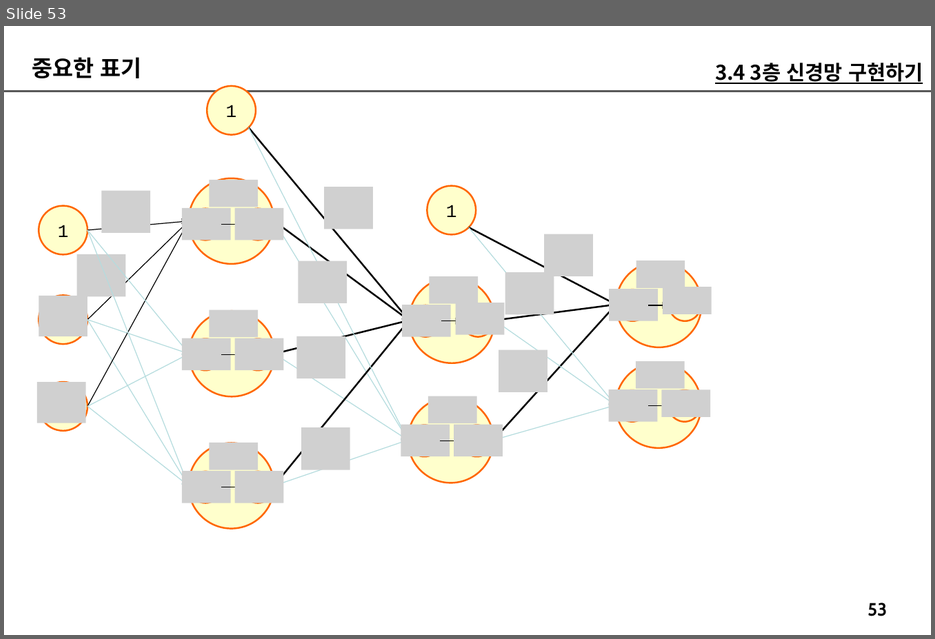
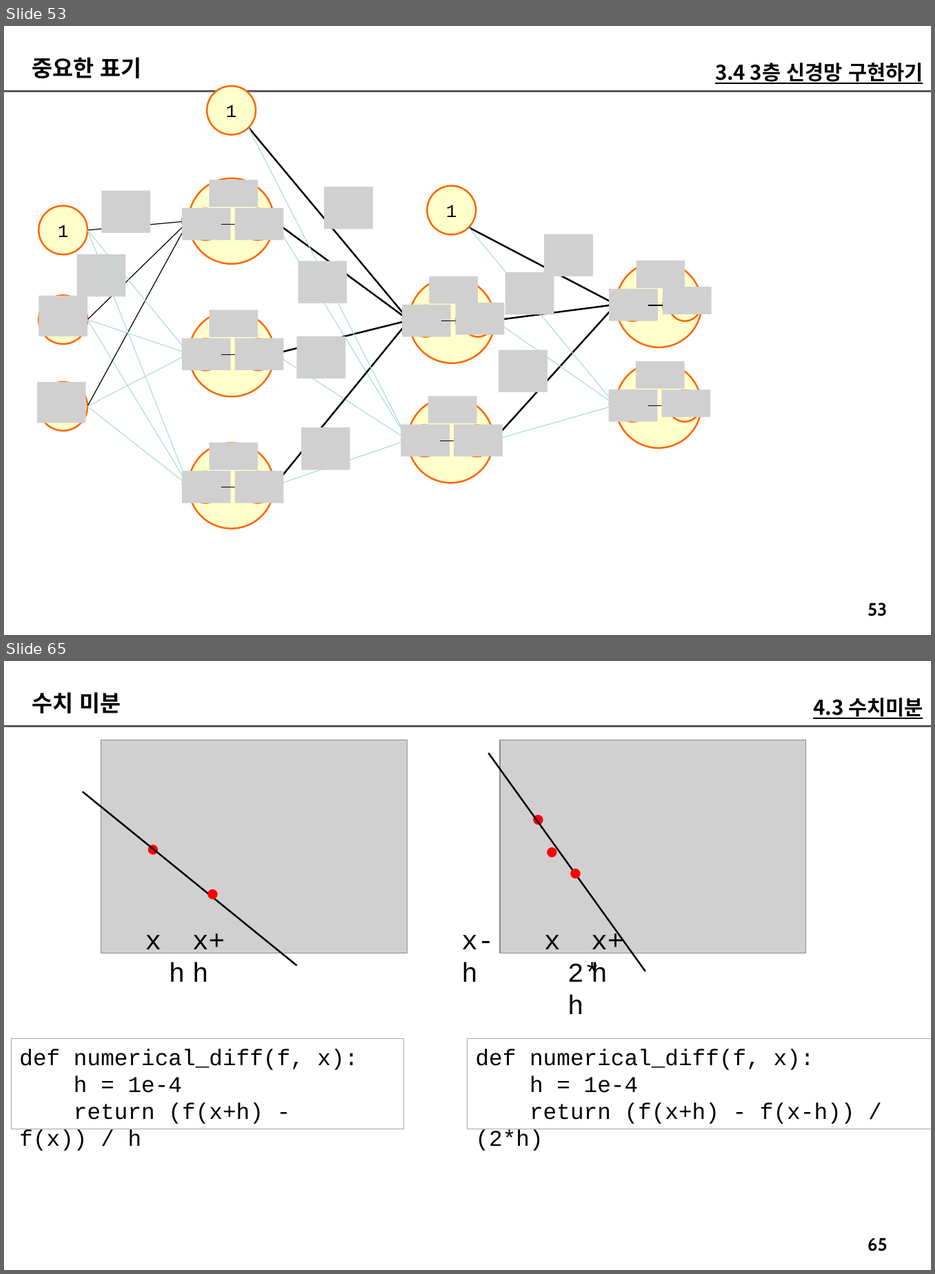
Before and after one commit to imguru-mooc/AI_Basic, a slide deck: 인공지능_2(판서).pptx. Shown one above the other, each under a label of ours: slide 53 before the commit, slides 53 and 65 after it; the slides between them are not shown. The pictures are 935x639 and 935x1274 pixels, drawn with LibreOffice and Linux fonts; fonts in the diff are those of the drawing; grey boxes stand for pictures. Boxes give left, top, right and bottom in pixels: in the first picture for what was removed or moved away, otherwise in the second. Text is boxed around its words. In the diff, an @@ line names an element or a change of style, - is before the commit and + after.

```diff
--- a/인공지능_2(판서).pptx
+++ b/인공지능_2(판서).pptx
@@ slide 65 added at (x1=4, y1=661, x2=931, y2=1270), background #FFFFFF; not listed: 2 template elements that a slide beside it also shows @@
@@ text added at (x1=32, y1=692, x2=121, y2=713), 20 pt, text #000000, bold @@
+수치 미분
@@ text added at (x1=813, y1=698, x2=923, y2=719), 18 pt, text #000000, bold, underline @@
+4.3 수치미분
@@ picture added at (x1=101, y1=740, x2=408, y2=953) @@
@@ picture added at (x1=500, y1=740, x2=806, y2=953) @@
@@ line added from (489, 753) to (646, 971), #000000 1.5 pt @@
@@ line added from (83, 791) to (297, 965), #000000 1.5 pt @@
@@ ellipse added at (x1=533, y1=814, x2=543, y2=825), fill #FF0000 @@
@@ ellipse added at (x1=148, y1=845, x2=157, y2=854), fill #FF0000 @@
@@ ellipse added at (x1=547, y1=847, x2=557, y2=857), fill #FF0000 @@
@@ ellipse added at (x1=570, y1=869, x2=581, y2=878), fill #FF0000 @@
@@ ellipse added at (x1=208, y1=889, x2=218, y2=899), fill #FF0000 @@
@@ text added at (x1=145, y1=935, x2=162, y2=957), 24 pt, text #000000 @@
+x
@@ text added at (x1=192, y1=934, x2=225, y2=982), 24 pt, text #000000 @@
+x+h
@@ text added at (x1=461, y1=935, x2=494, y2=982), 24 pt, text #000000 @@
+x-h
@@ text added at (x1=544, y1=935, x2=561, y2=957), 24 pt, text #000000 @@
+x
@@ text added at (x1=591, y1=930, x2=624, y2=982), 24 pt, text #000000 @@
+x+h
@@ text added at (x1=169, y1=963, x2=185, y2=982), 24 pt, text #000000 @@
+h
@@ text added at (x1=568, y1=963, x2=600, y2=1014), 24 pt, text #000000 @@
+2*h
@@ rectangle added at (x1=12, y1=1038, x2=404, y2=1129), outline #A6A6A6 0.75 pt, 20 pt, text #000000 @@
+def numerical_diff(f, x):
+h = 1e-4
+return (f(x+h) - f(x)) / h
@@ rectangle added at (x1=468, y1=1038, x2=931, y2=1129), outline #A6A6A6 0.75 pt, 20 pt, text #000000 @@
+def numerical_diff(f, x):
+h = 1e-4
+return (f(x+h) - f(x-h)) / (2*h)
```
Also in this commit, not shown: 7 slides changed, 16 other slides added.
